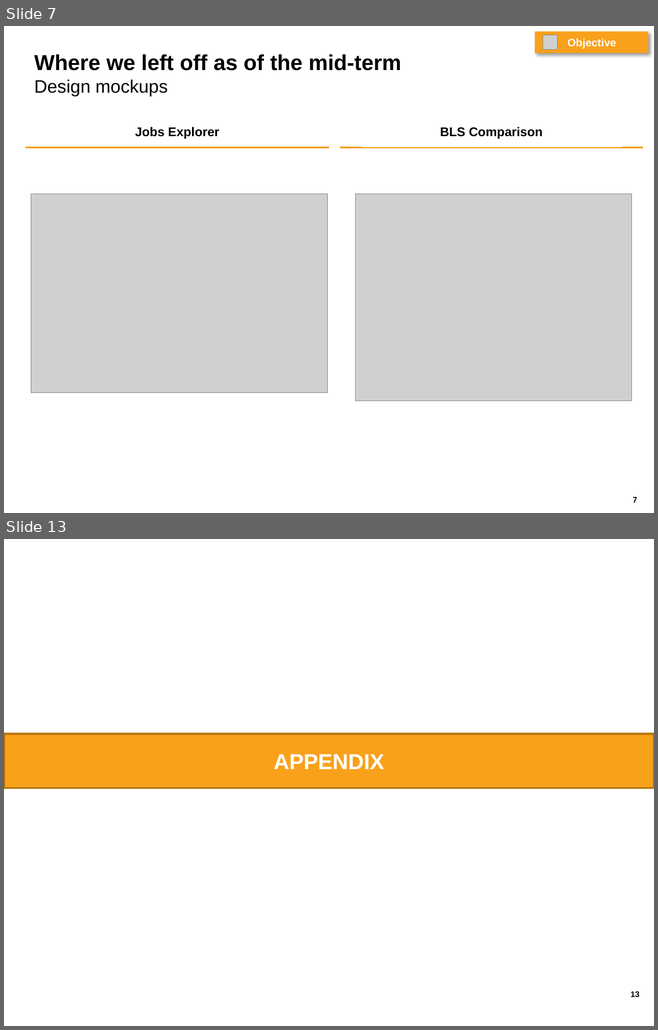
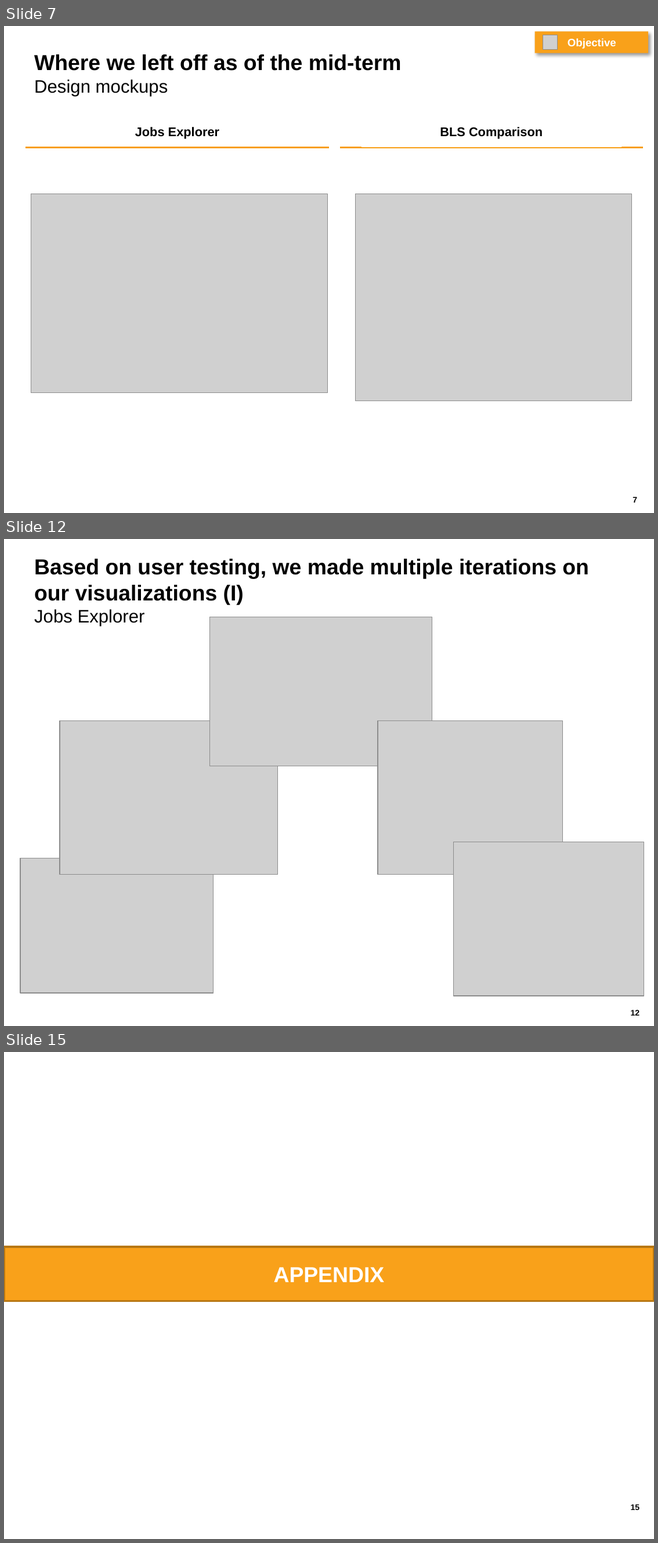
Before and after one commit to saapad86/W209_ADP, a slide deck: 160811 - ADP Report - Final Presentation.pptx. Shown one above the other, each under a label of ours: slides 7 and 13 before the commit, slides 7, 12 and 15 after it; the slides between them are not shown. The pictures are 658x1030 and 658x1543 pixels, drawn with LibreOffice and Linux fonts; fonts in the diff are those of the drawing; grey boxes stand for pictures. Boxes give left, top, right and bottom in pixels: in the first picture for what was removed or moved away, otherwise in the second. Text is boxed around its words. In the diff, an @@ line names an element or a change of style, - is before the commit and + after.

```diff
--- a/160811 - ADP Report - Final Presentation.pptx
+++ b/160811 - ADP Report - Final Presentation.pptx
@@ slide 12 added at [4, 539, 654, 1026], background #FFFFFF; not listed: 1 template element that a slide beside it also shows @@
@@ title added at [34, 559, 589, 627], 24 pt, text #000000, bold @@
+Based on user testing, we made multiple iterations on our visualizations (I)
+Jobs Explorer
@@ picture added at [210, 617, 432, 766] @@
@@ picture added at [60, 721, 278, 875] @@
@@ picture added at [378, 721, 562, 875] @@
@@ picture added at [453, 842, 644, 996] @@
@@ picture added at [20, 859, 213, 993] @@
@@ what was slide 13 is now slide 15 @@
@@ page number at [630, 1504, 640, 1510]: text changed @@
-13
+15
```
Also in this commit, not shown: 8 slides changed, 1 other slide added.
